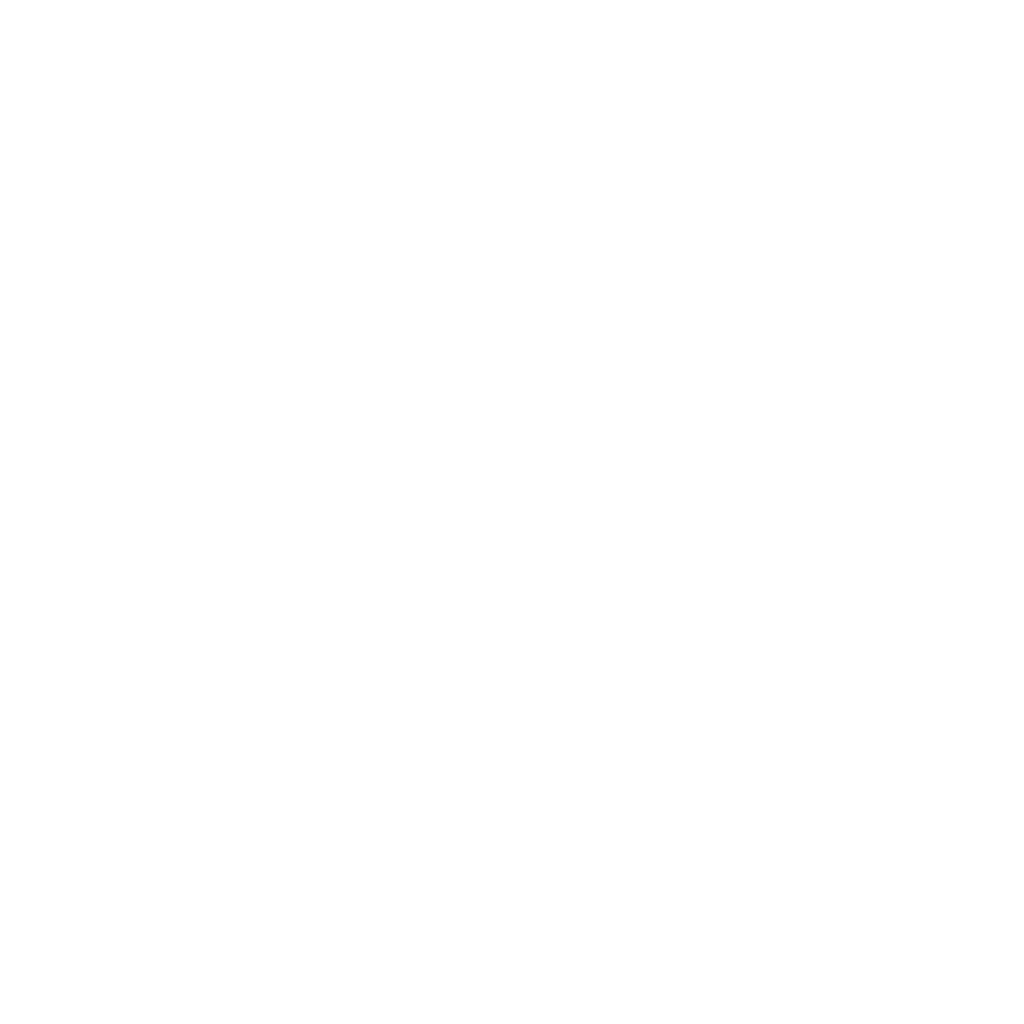
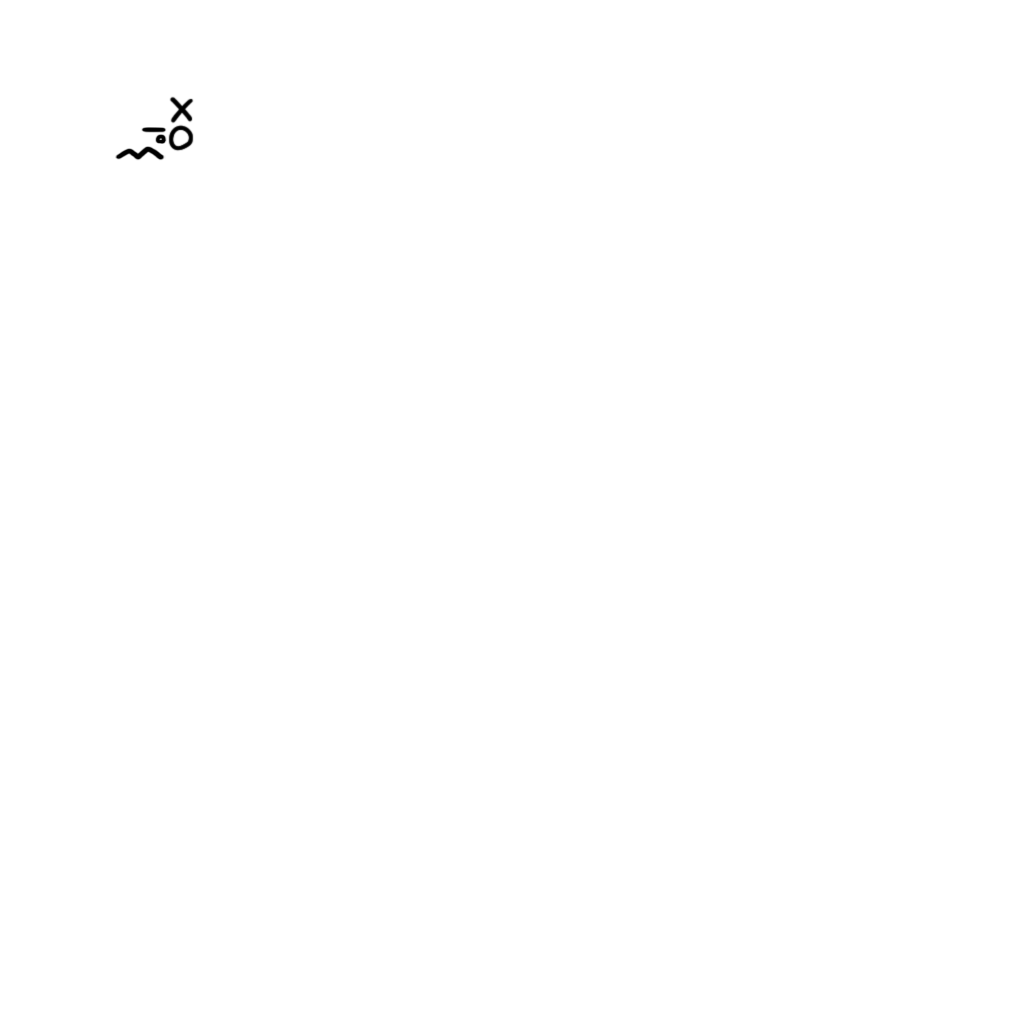
Revision of a layered 1024 x 1024 image; what changed, layer by layer:
added group "Ghost" with 7 layers above "Finger Gun Man" over (115, 96, 194, 161)
added layer "Mouth_Squiggle" in group "Ghost" over (115, 146, 166, 161)
added layer "Mouth_Small" in group "Ghost" over (155, 134, 167, 144)
added layer "Eye_Closed" in group "Ghost" over (141, 127, 167, 133)
added layer "Eye_O" in group "Ghost" over (168, 124, 194, 152)
added layer "Eye_X" in group "Ghost" over (169, 96, 194, 124)
added layer "Tentacles" in group "Ghost" over (141, 127, 164, 144)
